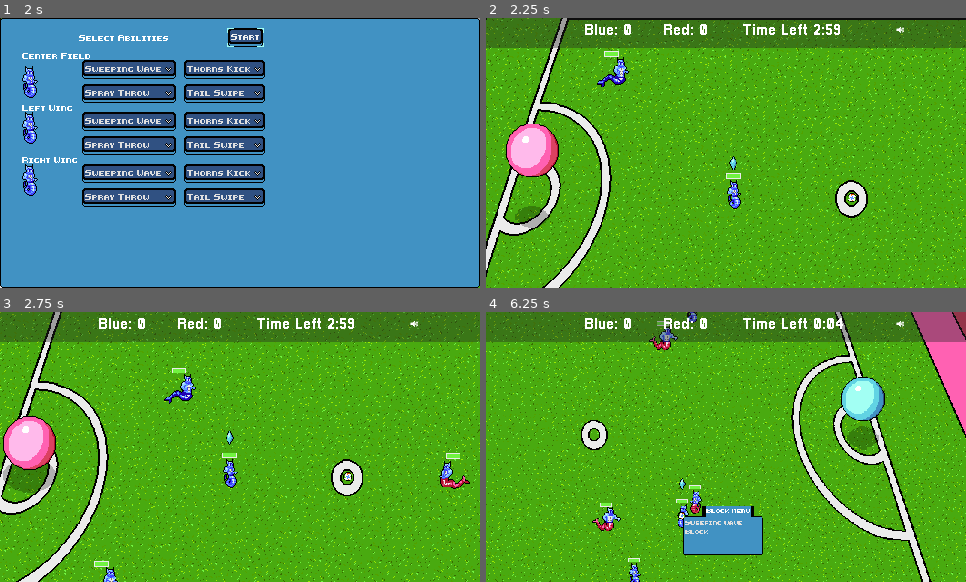
Above: before the commit, frames 1-4 (two rows, left to right).
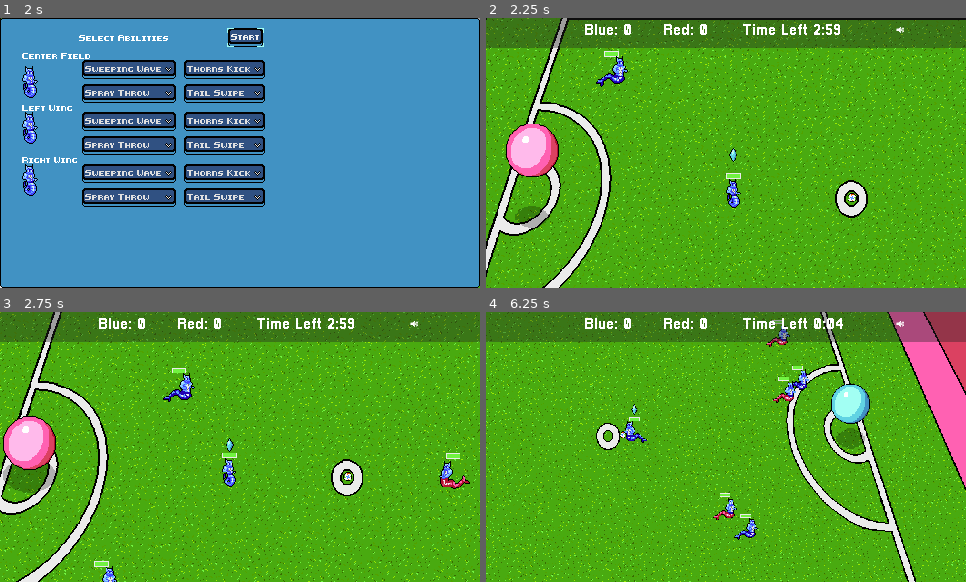
Above: after the commit, the same moments.

Repository: gamkedo-la/Elementaball
Game: Godot game, scene res://UI/StartMenu.tscn
Two runs of this game, one before a commit and one after it. Both use one fixed random seed, a clock stepped at 60 frames per second and the inputs below.
Inputs (mouse positions are in pixels of both pictures, inside the frame that each line leads up to):
- Up to frame 1 (2 s): click "New Game" at 0.5 s; click "Next" at 1.25 s
- Up to frame 2 (2.25 s): click "Start" at 2 s
- Up to frame 3 (2.75 s): no input
- Up to frame 4 (6.25 s): move the mouse to (802, 328) at 2.77 s; hold Right (ui_right) 2.78-3.53 s; hold T (time_hack) 2.78-3.53 s; move the mouse to (630, 460) at 3.52 s; hold Down (ui_down) 3.53-4.28 s; tap T (time_hack) at 3.6, 5.1 s; move the mouse to (774, 387) at 4.27 s; hold Right (ui_right) 4.28-5.03 s; hold T (time_hack) 4.28-5.03 s; move the mouse to (702, 501) at 5.02 s; hold Up (ui_up) 5.03-5.78 s; move the mouse to (870, 487) at 5.77 s; hold Left (ui_left) from 5.78 s (still down); hold T (time_hack) from 5.78 s (still down)

Frame 1 is identical in both runs. In frame 2, 0.5% of the frame differs, in the area x 22-54%, y 14-71%; in frame 3, 0.6%; in frame 4, 26%, in the area x 0-100%, y 0-100%.

Commit message:
Red tackle animation

Diff:
--- a/Node2D.tscn
+++ b/Node2D.tscn
@@ -408,7 +408,7 @@
 
 [node name="AnimatedSprite" parent="Player/Health Bar" index="1"]
 visible = true
-frame = 0
+frame = 2
 
 [node name="AnimationTree" parent="Player" index="1"]
 parameters/playback = SubResource( 1 )
@@ -428,7 +428,7 @@
 starting_stats = ExtResource( 10 )
 
 [node name="AnimatedSprite" parent="Player2/Health Bar" index="1"]
-frame = 0
+frame = 2
 
 [node name="AnimationTree" parent="Player2" index="1"]
 parameters/playback = SubResource( 2 )
@@ -443,7 +443,7 @@
 starting_stats = ExtResource( 10 )
 
 [node name="AnimatedSprite" parent="Player3/Health Bar" index="1"]
-frame = 0
+frame = 2
 
 [node name="AnimationTree" parent="Player3" index="1"]
 parameters/playback = SubResource( 3 )
@@ -471,7 +471,7 @@
 z_index = 3
 frames = SubResource( 16 )
 animation = "plant ball"
-frame = 3
+frame = 2
 playing = true
 script = ExtResource( 16 )
 
@@ -549,8 +549,6 @@
 
 [node name="AnimatedSprite" parent="Enemy/Health Bar" index="1"]
 position = Vector2( 7.8787, -8.25085 )
-animation = "default"
-frame = 0
 
 [node name="AnimationTree" parent="Enemy" index="5"]
 parameters/playback = SubResource( 17 )
@@ -575,10 +573,6 @@
 margin_top = -21.0
 margin_bottom = -21.0
 
-[node name="AnimatedSprite" parent="Enemy3/Health Bar" index="1"]
-animation = "default"
-frame = 0
-
 [node name="AnimationTree" parent="Enemy3" index="5"]
 parameters/playback = SubResource( 18 )
 
@@ -597,10 +591,6 @@
 [node name="Health Bar" parent="Enemy2" index="2"]
 margin_top = -21.0
 margin_bottom = -21.0
-
-[node name="AnimatedSprite" parent="Enemy2/Health Bar" index="1"]
-animation = "default"
-frame = 0
 
 [node name="EnemyCollider" parent="Enemy2" index="3"]
 rotation = 1.52987
--- a/Players/Player.tscn
+++ b/Players/Player.tscn
@@ -19,6 +19,7 @@
 [ext_resource path="res://Art/Sprites/green_run_1.png" type="Texture" id=17]
 [ext_resource path="res://Players/SteeringNode.tscn" type="PackedScene" id=18]
 [ext_resource path="res://Art/Sprites/red_run/red_run.png" type="Texture" id=19]
+[ext_resource path="res://Art/Sprites/red_tackle/red_tackle.png" type="Texture" id=20]
 
 [sub_resource type="AnimationNodeAnimation" id=1]
 animation = "Blue Idle"
@@ -74,6 +75,7 @@
 [sub_resource type="AnimationNodeStateMachineTransition" id=20]
 
 [sub_resource type="AnimationNodeStateMachineTransition" id=21]
+switch_mode = 2
 
 [sub_resource type="AnimationNodeStateMachineTransition" id=22]
 
@@ -87,6 +89,7 @@
 [sub_resource type="AnimationNodeStateMachineTransition" id=26]
 
 [sub_resource type="AnimationNodeStateMachineTransition" id=27]
+switch_mode = 2
 
 [sub_resource type="AnimationNodeStateMachineTransition" id=28]
 
@@ -100,6 +103,7 @@
 [sub_resource type="AnimationNodeStateMachineTransition" id=32]
 
 [sub_resource type="AnimationNodeStateMachineTransition" id=33]
+switch_mode = 2
 
 [sub_resource type="AnimationNodeStateMachineTransition" id=34]
 
@@ -135,7 +139,7 @@
 "states/Red Tackle/position" = Vector2( 1324.81, 155.821 )
 transitions = [ "Blue Enemy Idle", "Blue Enemy Run", SubResource( 13 ), "Blue Enemy Run", "Blue Enemy Tackle", SubResou …(1065 unchanged characters)…
 start_node = "Blue Enemy Idle"
-graph_offset = Vector2( -703.196, -17.1792 )
+graph_offset = Vector2( 447.237, -17.1792 )
 
 [sub_resource type="AnimationNodeStateMachinePlayback" id=38]
 
@@ -700,7 +704,7 @@
 }
 
 [sub_resource type="Animation" id=48]
-length = 0.6
+length = 0.4
 tracks/0/type = "value"
 tracks/0/path = NodePath(".:speed")
 tracks/0/interp = 1
@@ -720,8 +724,8 @@
 tracks/1/imported = false
 tracks/1/enabled = true
 tracks/1/keys = {
-"times": PoolRealArray( 0, 0.1, 0.2, 0.3, 0.4, 0.5, 0.6 ),
-"transitions": PoolRealArray( 1, 1, 1, 1, 1, 1, 1 ),
+"times": PoolRealArray( 0, 0.1, 0.2, 0.3, 0.4, 0.5 ),
+"transitions": PoolRealArray( 1, 1, 1, 1, 1, 1 ),
 "values": [ {
 "args": [  ],
 "method": "check_steal"
@@ -736,13 +740,10 @@
 "method": "check_steal"
 }, {
 "args": [  ],
-"method": "check_steal"
-}, {
-"args": [  ],
-"method": "check_steal"
-}, {
-"args": [  ],
 "method": "tackle_ended"
+}, {
+"args": [  ],
+"method": "check_steal"
 } ]
 }
 tracks/2/type = "value"
@@ -803,7 +804,7 @@
 "times": PoolRealArray( 0 ),
 "transitions": PoolRealArray( 1 ),
 "update": 0,
-"values": [ "red idle" ]
+"values": [ "red tackle" ]
 }
 tracks/7/type = "value"
 tracks/7/path = NodePath("ThingsToFlip/AnimatedSprite:frame")
@@ -827,12 +828,28 @@
 "times": PoolRealArray( 0, 0.1, 0.3, 0.4 ),
 "transitions": PoolRealArray( 1, 1, 1, 1 ),
 "update": 0,
-"values": [ Vector2( 0.628354, 1.69188 ), Vector2( 0.313375, 9.88136 ), Vector2( 2.51823, 0.746936 ), Vector2( -0.316592, 0.116977 ) ]
+"values": [ Vector2( -6.11811, 2.68401 ), Vector2( 18.1717, 7.1034 ), Vector2( 2.51823, 0.746936 ), Vector2( -0.316592, 0.116977 ) ]
 }
 
 [sub_resource type="CapsuleShape2D" id=49]
 radius = 12.9326
-height = 0.0
+height = 14.2349
+
+[sub_resource type="AtlasTexture" id=56]
+atlas = ExtResource( 20 )
+region = Rect2( 0, 0, 64, 32 )
+
+[sub_resource type="AtlasTexture" id=57]
+atlas = ExtResource( 20 )
+region = Rect2( 64, 0, 64, 32 )
+
+[sub_resource type="AtlasTexture" id=58]
+atlas = ExtResource( 20 )
+region = Rect2( 128, 0, 64, 32 )
+
+[sub_resource type="AtlasTexture" id=59]
+atlas = ExtResource( 20 )
+region = Rect2( 192, 0, 64, 32 )
 
 [sub_resource type="AtlasTexture" id=50]
 atlas = ExtResource( 14 )
@@ -856,6 +873,11 @@
 
 [sub_resource type="SpriteFrames" id=55]
 animations = [ {
+"frames": [ SubResource( 56 ), SubResource( 57 ), SubResource( 58 ), SubResource( 59 ) ],
+"loop": true,
+"name": "red tackle",
+"speed": 5.0
+}, {
 "frames": [ ExtResource( 10 ), ExtResource( 12 ), ExtResource( 11 ) ],
 "loop": true,
 "name": "blue run",
@@ -906,7 +928,7 @@
 inPossession = true
 fieldPosition = "PlayerCenter"
 starting_stats = ExtResource( 15 )
-speed = 150
+speed = 300
 
 [node name="Health Bar" parent="." instance=ExtResource( 3 )]
 margin_left = -8.75441
@@ -915,8 +937,7 @@
 margin_bottom = -22.4966
 
 [node name="AnimatedSprite" parent="Health Bar" index="1"]
-animation = "default"
-frame = 7
+frame = 6
 
 [node name="AnimationTree" parent="." instance=ExtResource( 5 )]
 tree_root = SubResource( 37 )
@@ -946,10 +967,12 @@
 position = Vector2( 12.9999, 3.90676 )
 
 [node name="AnimatedSprite" type="AnimatedSprite" parent="ThingsToFlip"]
+position = Vector2( -0.992128, -0.992126 )
 frames = SubResource( 55 )
 animation = "blue idle"
 
 [node name="InterceptArea" parent="." instance=ExtResource( 13 )]
+position = Vector2( -0.540016, 0.162682 )
 
 [node name="SteeringNode" parent="." instance=ExtResource( 18 )]
 
--- a/UI/health_bar.tscn
+++ b/UI/health_bar.tscn
@@ -104,7 +104,6 @@
 visible = false
 position = Vector2( 7.95325, -17.2452 )
 frames = SubResource( 11 )
-frame = 2
 playing = true
 
 [node name="StatusAnimations" type="AnimatedSprite" parent="."]
Binary file added: Art/Sprites/red_tackle/red_tackle.ase
Binary file added: Art/Sprites/red_tackle/red_tackle.png
Not shown, added: Art/Sprites/red_tackle/red_tackle.png.import
Not shown: 1 places in Players/Player.tscn that only renumber resources
